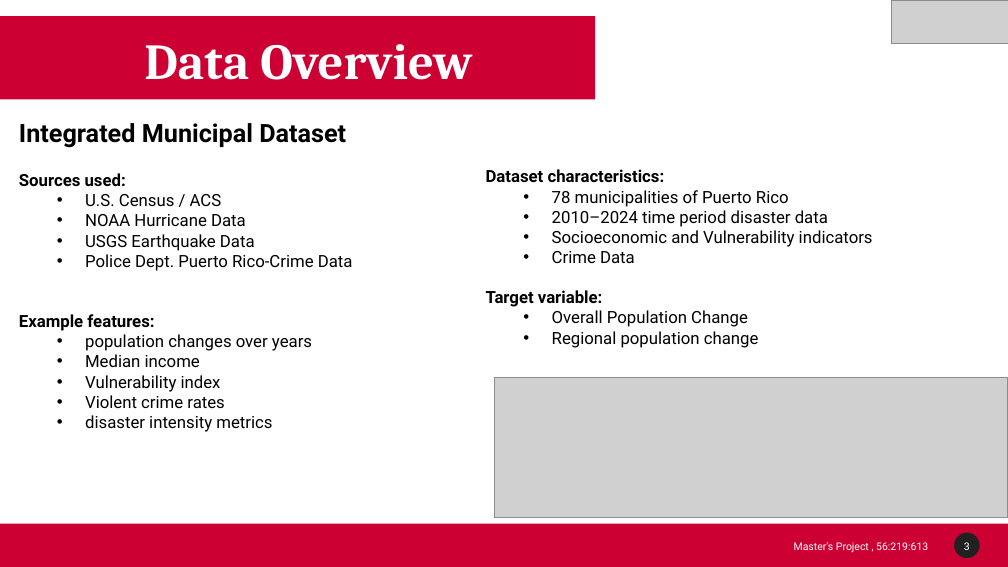
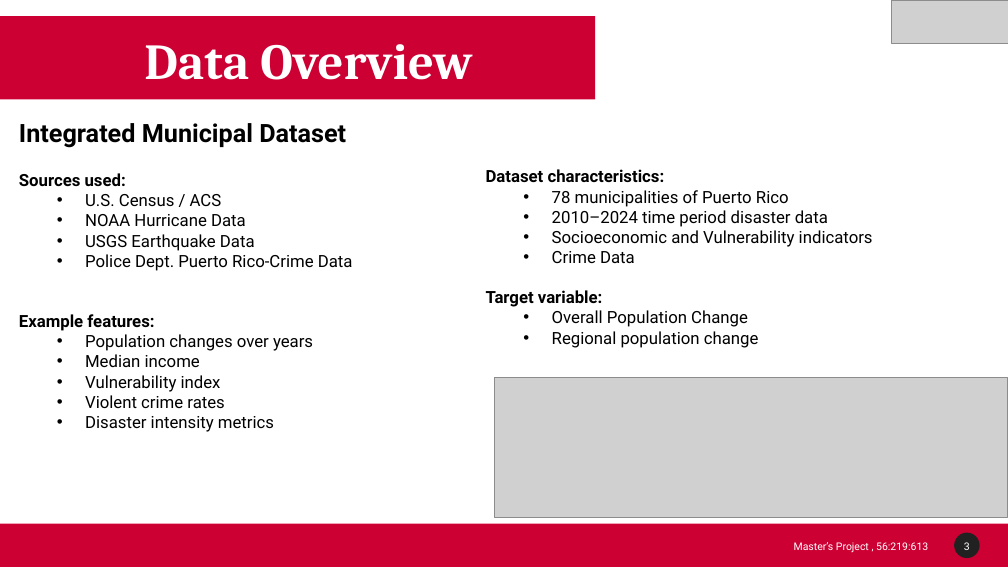
Before and after one commit to Venettov/CAPSTONE_DATA_SCIENCE_RIVERARUIZ, a slide deck: slide 4 of project_reports/Final Presentation/Final_Presentation_Riveraruiz.pptx. Drawn at 1008x567 pixels with LibreOffice and Linux fonts; fonts in the diff are those of the drawing; grey boxes stand for pictures; background and template pictures are left out. Boxes give left, top, right and bottom in pixels: in the first picture for what was removed or moved away, otherwise in the second. Text is boxed around its words. In the diff, an @@ line names an element or a change of style, - is before the commit and + after.

```diff
--- a/project_reports/Final Presentation/Final_Presentation_Riveraruiz.pptx
+++ b/project_reports/Final Presentation/Final_Presentation_Riveraruiz.pptx
@@ text at <box>85,334,313,351</box>: text changed @@
-  • population changes over years
+  • Population changes over years
@@ text at <box>85,416,274,432</box>: text changed @@
-  • disaster intensity metrics
+  • Disaster intensity metrics
```
Also in this commit, not shown: 3 other slides changed, 1 slide removed, 6 other files.
